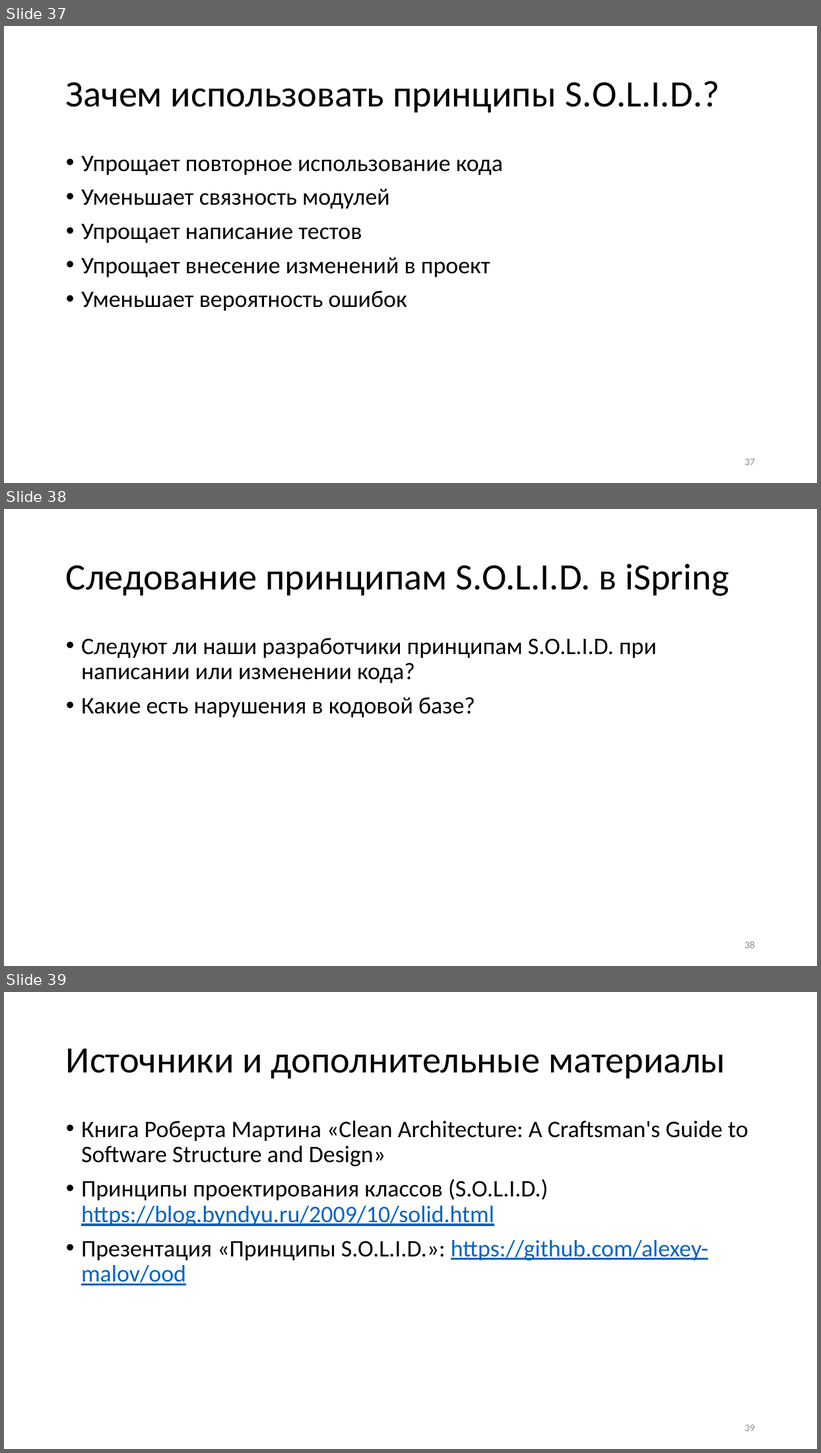
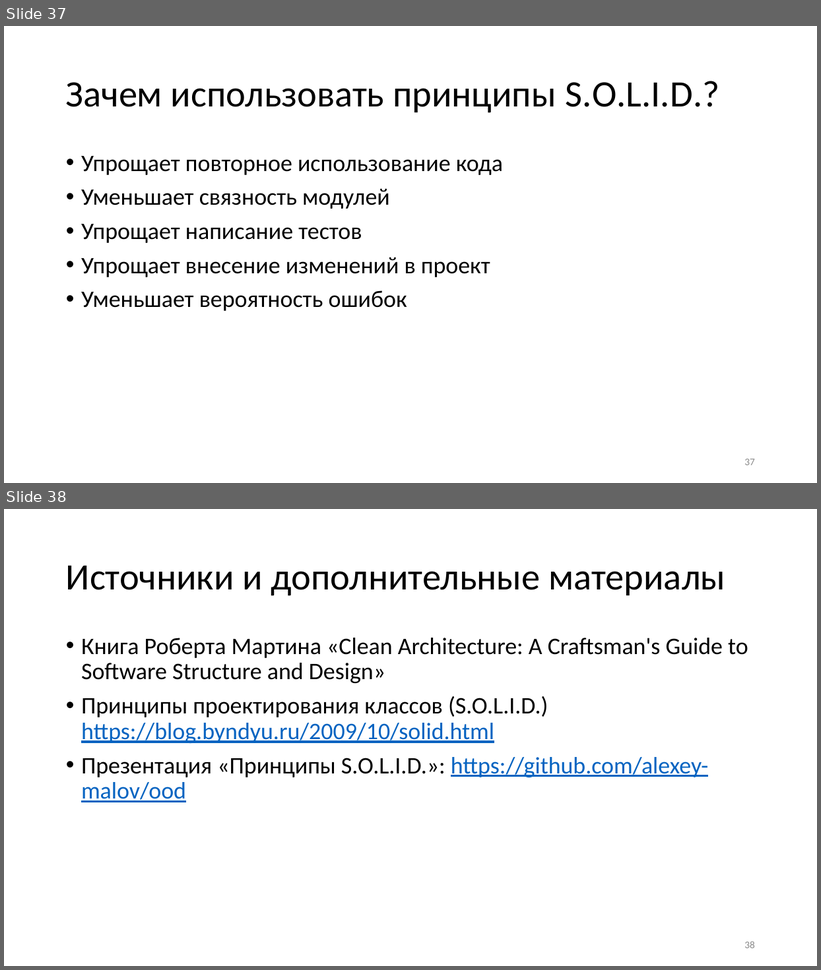
Before and after one commit to bogdanov-d-a/ood, a slide deck: lectures/18.solid/Принципы SOLID1.pptx. Shown one above the other, each under a label of ours: slides 37, 38 and 39 before the commit, slides 37 and 38 after it. The pictures are 821x1453 and 821x970 pixels, drawn with LibreOffice and Linux fonts; fonts in the diff are those of the drawing. Boxes give left, top, right and bottom in pixels: in the first picture for what was removed or moved away, otherwise in the second. Text is boxed around its words. In the diff, an @@ line names an element or a change of style, - is before the commit and + after.

```diff
--- a/lectures/18.solid/Принципы SOLID1.pptx
+++ b/lectures/18.solid/Принципы SOLID1.pptx
@@ slide 38 removed at bbox=[4, 509, 817, 966], background #FFFFFF @@
@@ title removed at bbox=[66, 564, 729, 596] @@
-Следование принципам S.O.L.I.D. в iSpring
@@ text removed at bbox=[81, 638, 657, 718] @@
-• Следуют ли наши разработчики принципам S.O.L.I.D. при написании или изменении кода?
-• Какие есть нарушения в кодовой базе?
@@ page number removed at bbox=[745, 941, 755, 949] @@
-38
@@ what was slide 39 is now slide 38 @@
@@ page number at bbox=[745, 941, 755, 949]: text changed @@
-39
+38
```
Also in this commit, not shown: 1 other file.
